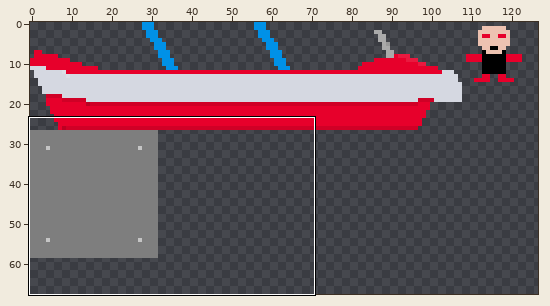
Sprite sheet -- resource/tiles_atlas_0.png. Above, an overview of the earlier version with the close-up marked.
Close-up. Before the edit:
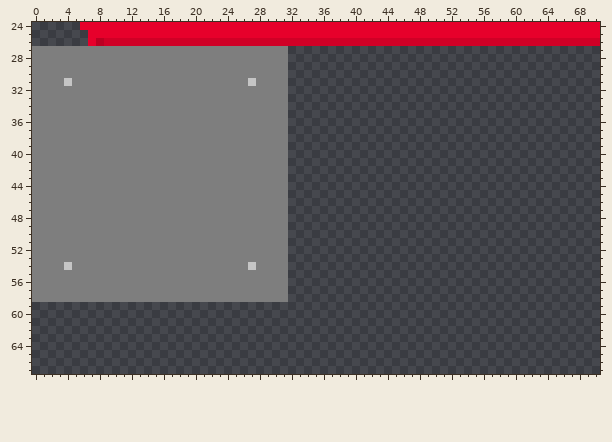
The file is 128x128 pixels. Colours within 5 levels of each other are drawn and written as one. Shown: x 0..70, y 24..67. The wide view leaves out empty margins.
After the commit:
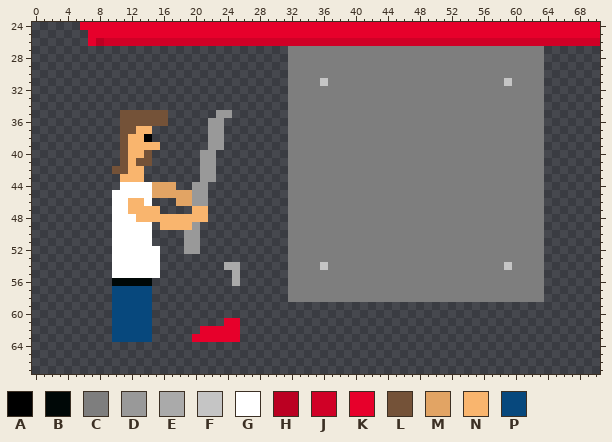
Palette (. is transparent): A #000000  B #000807  C #7e7e7e  D #999999  E #aaaaaa  F #c5c5c5  G #ffffff  H #bb0022  J #d00026  K #e7002b  L #745238  M #e2a464  N #f9b56e  P #07487d
What changed:
The edit turns colour C into colour A in row 38 at x 14.
The edit turns colour C into colour B in row 56 at x 10 to 14.
There is now colour C in rows 27 to 30 at x 32 to 63; in row 31 at x 32 to 35, 37 to 58 and 60 to 63; in rows 32 to 53 at x 32 to 63; in row 54 at x 32 to 35, 37 to 58 and 60 to 63; in rows 55 to 58 at x 32 to 63.
The edit turns colour C into colour D in row 35 at x 23 to 24; in rows 36 to 39 at x 22 to 23; in rows 40 to 43 at x 21 to 22; in rows 44 to 46 at x 20 to 21; in row 49 at x 20; in rows 50 to 52 at x 19 to 20.
The edit turns colour C into colour E in row 54 at x 24 to 25; in rows 55 to 56 at x 25.
There is now colour F in row 31 at x 36 and 59; in row 54 at x 36 and 59.
The edit turns colour C into colour G in row 44 at x 11 to 14; in row 45 at x 10 to 14; in row 46 at x 10 to 11 and 14; in row 47 at x 10 to 11; in row 48 at x 10 to 12; in rows 49 to 51 at x 10 to 14.
The edit turns colour C into colour G in rows 52 to 55 at x 10 to 15.
There is now colour K in row 61 at x 24 to 25; in row 62 at x 21 to 25; in row 63 at x 20 to 25.
The edit turns colour C into colour L in rows 35 to 36 at x 11 to 16; in row 37 at x 11 to 12; in rows 38 to 39 at x 11; in row 40 at x 11 and 14; in row 41 at x 11 and 13 to 14; in row 42 at x 10 to 11.
The edit turns colour C into colour M in row 44 at x 15 to 17; in row 45 at x 15 to 19; in row 46 at x 18 to 19.
The edit turns colour C into colour N in row 37 at x 13 to 14; in row 38 at x 12 to 13; in row 39 at x 12 to 15; in row 40 at x 12 to 13; in row 41 at x 12; in row 42 at x 12 to 13.
The edit turns colour C into colour N in row 43 at x 11 to 13; in row 46 at x 12 to 13; in row 47 at x 12 to 15 and 20 to 21; in row 48 at x 13 to 21; in row 49 at x 16 to 19.
There is now colour P in rows 59 to 63 at x 10 to 14.
The edit turns colour C into colour P in rows 57 to 58 at x 10 to 14.
The author cleared colour C in rows 27 to 30 at x 0 to 31; in row 31 at x 0 to 3, 5 to 26 and 28 to 31; in rows 32 to 34 at x 0 to 31; in row 35 at x 0 to 10, 17 to 22 and 25 to 31; in row 36 at x 0 to 10, 17 to 21 and 24 to 31; in rows 37 to 38 at x 0 to 10, 15 to 21 and 24 to 31.
The author cleared colour C in row 39 at x 0 to 10, 16 to 21 and 24 to 31; in rows 40 to 41 at x 0 to 10, 15 to 20 and 23 to 31; in row 42 at x 0 to 9, 14 to 20 and 23 to 31; in row 43 at x 0 to 10, 14 to 20 and 23 to 31; in row 44 at x 0 to 10, 18 to 19 and 22 to 31; in row 45 at x 0 to 9 and 22 to 31.
The author cleared colour C in row 46 at x 0 to 9, 15 to 17 and 22 to 31; in row 47 at x 0 to 9, 16 to 19 and 22 to 31; in row 48 at x 0 to 9 and 22 to 31; in row 49 at x 0 to 9, 15 and 21 to 31; in rows 50 to 51 at x 0 to 9, 15 to 18 and 21 to 31; in row 52 at x 0 to 9, 16 to 18 and 21 to 31.
The author cleared colour C in row 53 at x 0 to 9 and 16 to 31; in row 54 at x 0 to 3, 5 to 9, 16 to 23, 26 and 28 to 31; in row 55 at x 0 to 9, 16 to 24 and 26 to 31; in row 56 at x 0 to 9, 15 to 24 and 26 to 31; in rows 57 to 58 at x 0 to 9 and 15 to 31.
The author cleared colour F in row 31 at x 4 and 27; in row 54 at x 4 and 27.
Boxes around the changes in both close-ups, in picture pixels (x1, y1, x2, y2):
changed: (32, 46, 544, 342)
